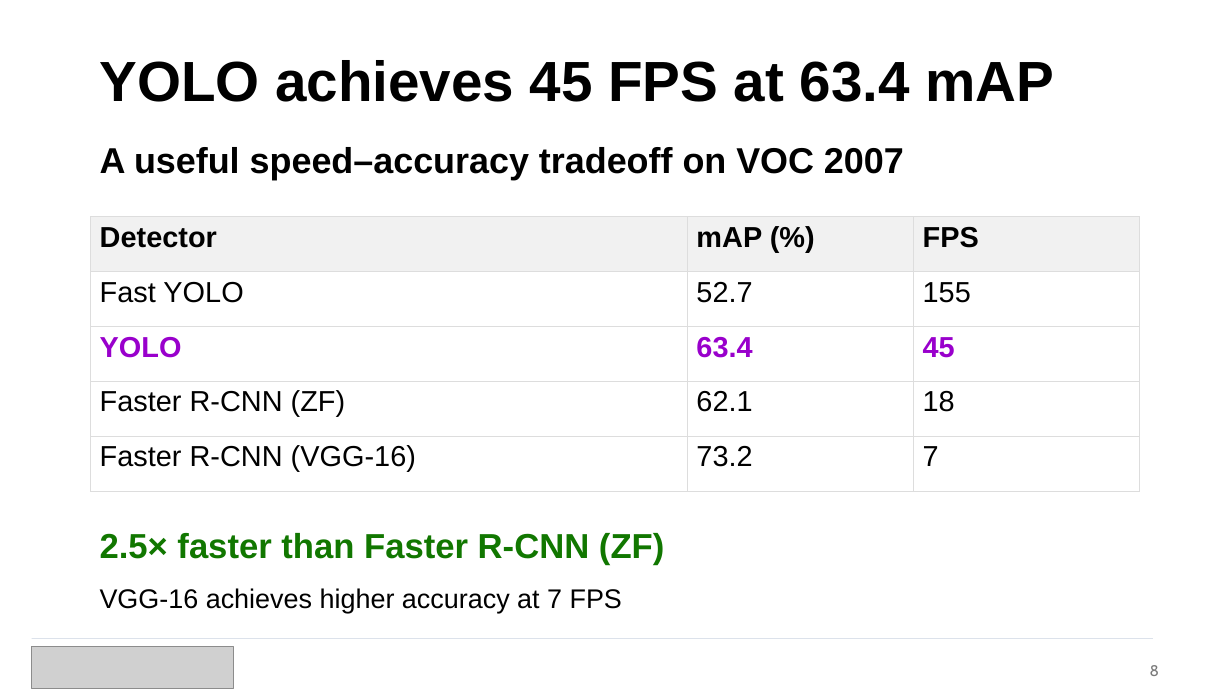
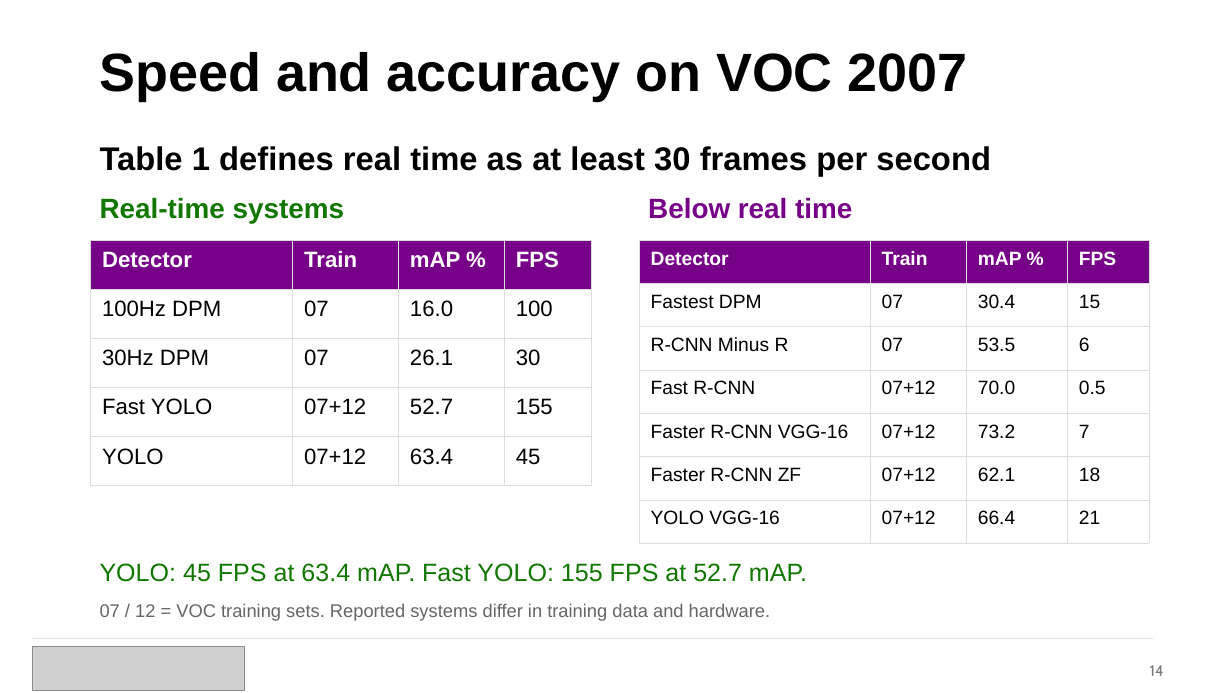
Before and after one commit to navrajkambo/EECE568_26-27, a slide deck: slide 14 of Paper Presentation/YOLO - UBC EECE 568.pptx (slide 8 before the commit). Drawn at 1232x693 pixels with LibreOffice and Linux fonts; fonts in the diff are those of the drawing; grey boxes stand for pictures. Boxes give left, top, right and bottom in pixels: in the first picture for what was removed or moved away, otherwise in the second. Text is boxed around its words. In the diff, an @@ line names an element or a change of style, - is before the commit and + after.

Commit message:
updated YOLO presentation

```diff
--- a/Paper Presentation/YOLO - UBC EECE 568.pptx
+++ b/Paper Presentation/YOLO - UBC EECE 568.pptx
@@ text at (100,52,968,100): text changed; size 28 to 42 pt @@
-A useful speed–accuracy tradeoff on VOC 2007
+Speed and accuracy on VOC 2007
@@ text added at (100,146,991,176), 25.5 pt, text #000000, bold @@
+Table 1 defines real time as at least 30 frames per second
@@ text added at (100,197,345,223), 21.8 pt, text #117700, bold @@
+Real-time systems
@@ text added at (648,197,852,219), 21.8 pt, text #770088, bold @@
+Below real time
@@ table at (91,240,592,486) @@
-column 1: Detector | Fast YOLO | YOLO | Faster R-CNN (ZF) | Faster R-CNN (VGG-16)
-column 2: mAP (%) | 52.7 | 63.4 | 62.1 | 73.2
-column 3: FPS | 155 | 45 | 18 | 7
+column 1: Detector | 100Hz DPM | 30Hz DPM | Fast YOLO | YOLO
+column 2: Train | 07 | 07 | 07+12 | 07+12
+column 3: mAP % | 16.0 | 26.1 | 52.7 | 63.4
+column 4: FPS | 100 | 30 | 155 | 45
@@ table: place and size @@
-table at (91,216,1141,491)
+table at (91,240,592,486)
@@ table added at (640,240,1150,543), 7 rows, 4 columns @@
+Detector | Train | mAP % | FPS
+Fastest DPM | 07 | 30.4 | 15
+R-CNN Minus R | 07 | 53.5 | 6
+Fast R-CNN | 07+12 | 70.0 | 0.5
+Faster R-CNN VGG-16 | 07+12 | 73.2 | 7
+Faster R-CNN ZF | 07+12 | 62.1 | 18
+YOLO VGG-16 | 07+12 | 66.4 | 21
@@ text removed at (100,533,664,566) @@
-2.5× faster than Faster R-CNN (ZF)
@@ text at (100,563,807,582): text changed; size 44 to 19.5 pt; text colour #000000 to #117700; bold off @@
-YOLO achieves 45 FPS at 63.4 mAP
+YOLO: 45 FPS at 63.4 mAP. Fast YOLO: 155 FPS at 52.7 mAP.
@@ text removed at (100,588,622,614) @@
-VGG-16 achieves higher accuracy at 7 FPS
@@ text added at (100,603,770,621), 14.2 pt, text #666666 @@
+07 / 12 = VOC training sets. Reported systems differ in training data and hardware.
@@ picture: place and size @@
-picture at (31,647,234,689)
+picture at (32,646,245,690)
@@ text at (1150,665,1164,676): text changed @@
-8
+14
```
Also in this commit, not shown: 14 other slides changed, 7 slides added, 1 other file.
